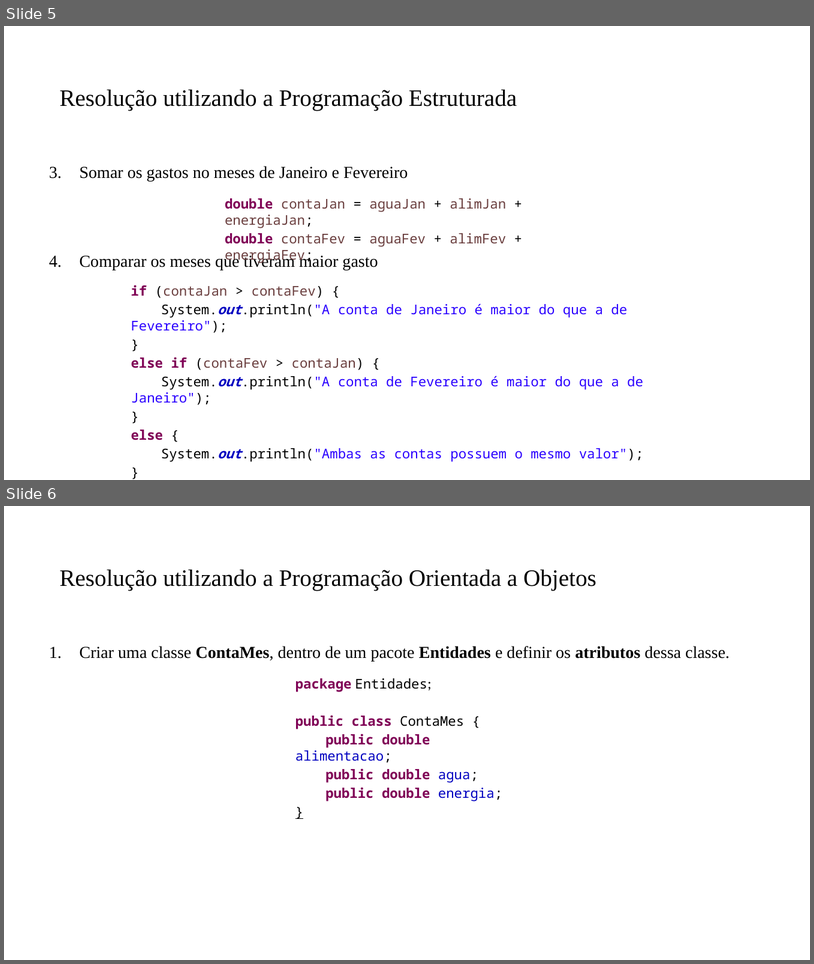
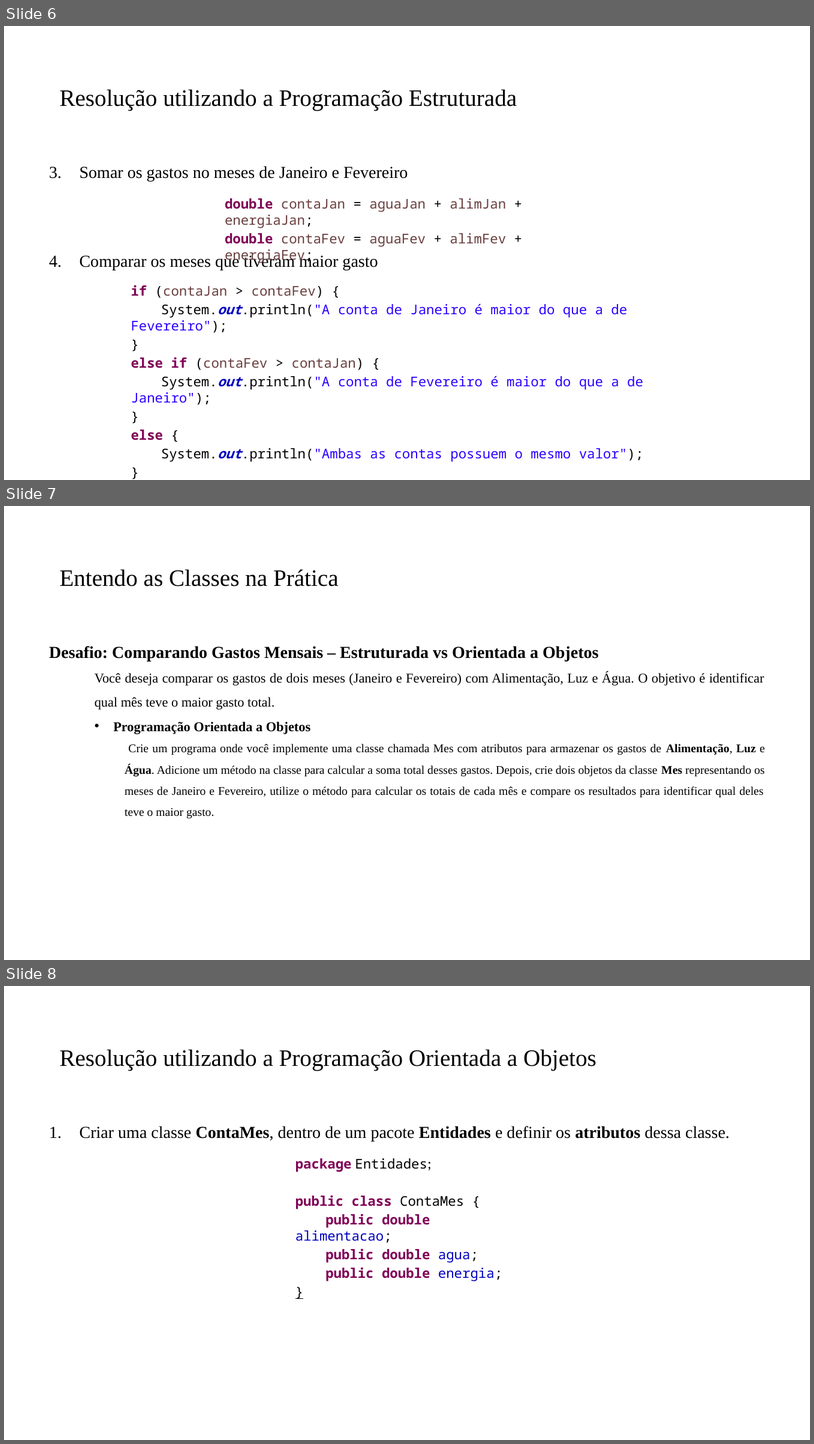
Before and after one commit to PedroMiho/UMC, a slide deck: Projetos de Software/Aula 06 - Introdução à POO/Introdução ao POO.pptx. Shown one above the other, each under a label of ours: slides 5 and 6 before the commit, slides 6, 7 and 8 after it. The pictures are 814x964 and 814x1444 pixels, drawn with LibreOffice and Linux fonts; fonts in the diff are those of the drawing; background and template pictures are left out. Boxes give left, top, right and bottom in pixels: in the first picture for what was removed or moved away, otherwise in the second. Text is boxed around its words. In the diff, an @@ line names an element or a change of style, - is before the commit and + after.

```diff
--- a/Projetos de Software/Aula 06 - Introdução à POO/Introdução ao POO.pptx
+++ b/Projetos de Software/Aula 06 - Introdução à POO/Introdução ao POO.pptx
@@ slide 7 added at box(4, 506, 810, 960), background #FFFFFF @@
@@ title added at box(60, 569, 339, 586), 28 pt, text #000000 @@
+Entendo as Classes na Prática
@@ text added at box(49, 646, 765, 819), 14 pt, text #000000 @@
+Desafio: Comparando Gastos Mensais – Estruturada vs Orientada a Objetos
+  Você deseja comparar os gastos de dois meses (Janeiro e Fevereiro) com Alimentação, Luz e Água. O objetivo é identificar qual mês teve o maior gasto total.
+  • Programação Orientada a Objetos
+    Crie um programa onde você implemente uma classe chamada Mes com atributos para armazenar os gastos de Alimentação, Luz e Água. Adicione um método na classe para calcular a soma total desses gastos. Depois, crie dois objetos da classe Mes representando os meses de Janeiro e Fevereiro, utilize o método para calcular os totais de cada mês e compare os resultados para identificar qual deles teve o maior gasto.
@@ what was slide 5 is now slide 6 @@
@@ what was slide 6 is now slide 8 @@
```
Also in this commit, not shown: 1 slide changed, 1 other slide added, 6 other files.
